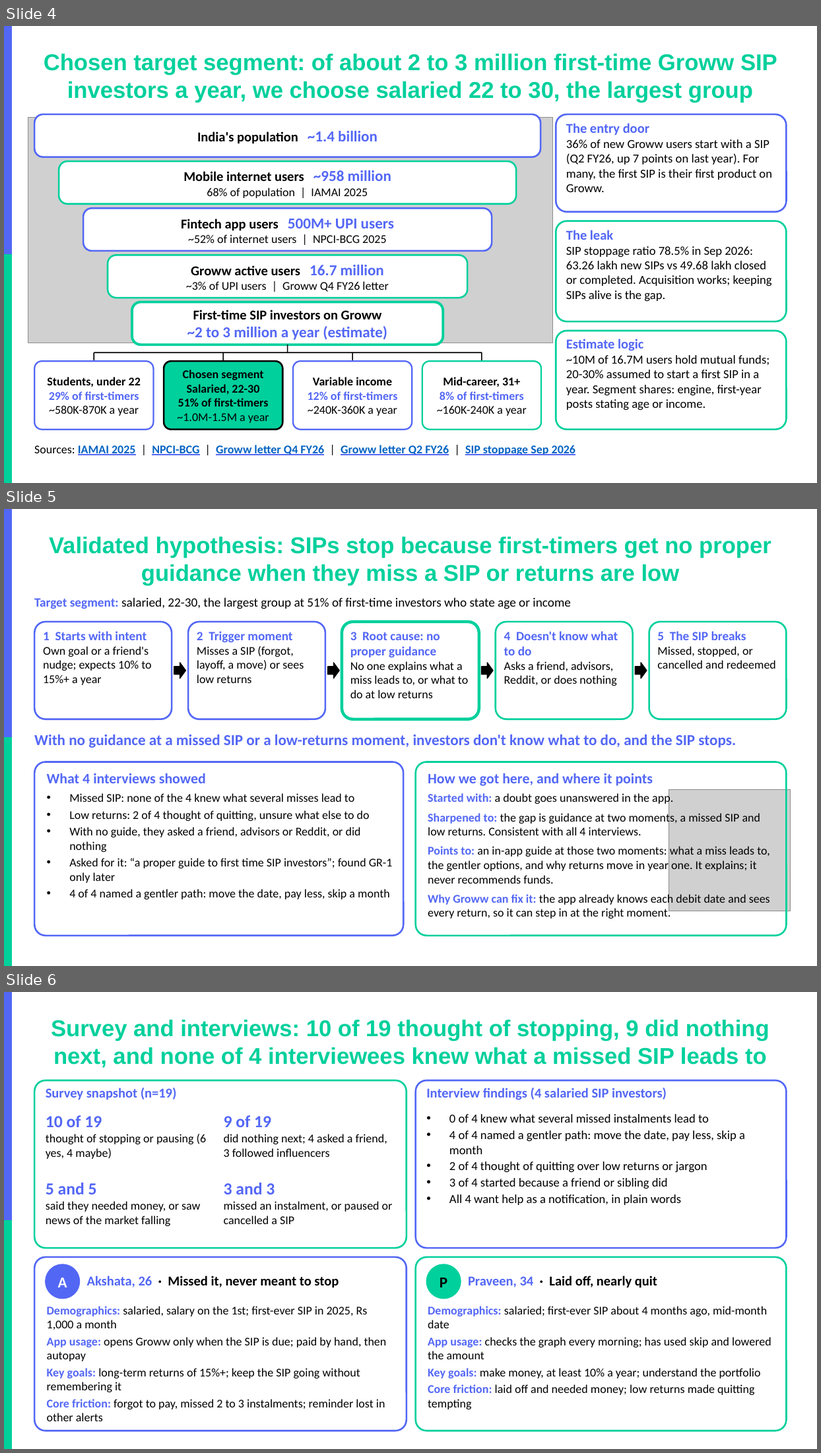
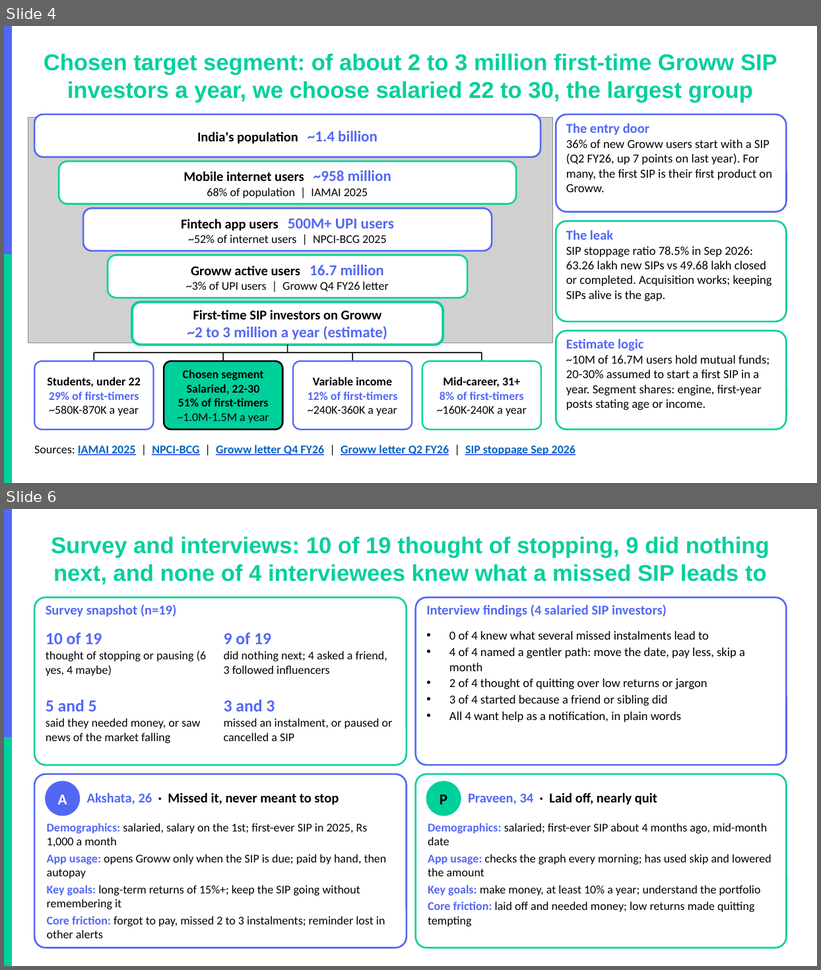
Before and after one commit to akarshita711/NEXTLEAP_GRAD_PROJECT_groww_SIP_research, a slide deck: deck/NL_Groww.pptx. Shown one above the other, each under a label of ours: slides 4, 5 and 6 before the commit, slides 4 and 6 after it; the slides between them are not shown. The pictures are 821x1453 and 821x970 pixels, drawn with LibreOffice and Linux fonts; fonts in the diff are those of the drawing; grey boxes stand for pictures; background and template pictures are left out. Boxes give left, top, right and bottom in pixels: in the first picture for what was removed or moved away, otherwise in the second. Text is boxed around its words. In the diff, an @@ line names an element or a change of style, - is before the commit and + after.

```diff
--- a/deck/NL_Groww.pptx
+++ b/deck/NL_Groww.pptx
@@ slide 5 removed at (4,509,817,966), background #FFFFFF; not listed: 2 template elements that a slide beside it also shows @@
@@ title removed at (49,537,772,586) @@
-Validated hypothesis: SIPs stop because first-timers get no proper guidance when they miss a SIP or returns are low
@@ text removed at (34,597,571,609) @@
-Target segment: salaried, 22-30, the largest group at 51% of first-time investors who state age or income
@@ rounded rectangle removed at (34,622,172,720) @@
@@ rounded rectangle removed at (188,622,325,720) @@
@@ rounded rectangle removed at (342,622,479,720) @@
@@ rounded rectangle removed at (342,622,479,720) @@
@@ rounded rectangle removed at (496,622,633,720) @@
@@ rounded rectangle removed at (649,622,787,720) @@
@@ text removed at (43,631,151,685) @@
-1 Starts with intent
-Own goal or a friend's nudge; expects 10% to 15%+ a year
@@ text removed at (197,631,304,683) @@
-2 Trigger moment
-Misses a SIP (forgot, layoff, a move) or sees low returns
@@ text removed at (350,632,468,698) @@
-3 Root cause: no proper guidance
-No one explains what a miss leads to, or what to do at low returns
@@ text removed at (504,631,618,686) @@
-4 Doesn't know what to do
-Asks a friend, advisors, Reddit, or does nothing
@@ text removed at (657,631,776,669) @@
-5 The SIP breaks
-Missed, stopped, or cancelled and redeemed
@@ right arrow removed at (174,663,186,679) @@
@@ right arrow removed at (328,663,339,679) @@
@@ right arrow removed at (482,663,493,679) @@
@@ right arrow removed at (636,663,647,679) @@
@@ text removed at (34,735,736,748) @@
-With no guidance at a missed SIP or a low-returns moment, investors don't know what to do, and the SIP stops.
@@ rounded rectangle removed at (34,762,403,936) @@
@@ rounded rectangle removed at (416,762,787,936) @@
@@ text removed at (47,773,206,784) @@
-What 4 interviews showed
@@ text removed at (428,773,653,786) @@
-How we got here, and where it points
@@ text removed at (69,793,393,900) @@
-• Missed SIP: none of the 4 knew what several misses lead to
-• Low returns: 2 of 4 thought of quitting, unsure what else to do
-• With no guide, they asked a friend, advisors or Reddit, or did nothing
-• Asked for it: “a proper guide to first time SIP investors”; found GR-1 only later
-• 4 of 4 named a gentler path: move the date, pay less, skip a month
@@ text removed at (428,793,770,919) @@
-Started with: a doubt goes unanswered in the app.
-Sharpened to: the gap is guidance at two moments, a missed SIP and low returns. Consistent with all 4 interviews.
-Points to: an in-app guide at those two moments: what a miss leads to, the gentler options, and why returns move in year one. It explains; it never recommends funds.
-Why Groww can fix it: the app already knows each debit date and sees every return, so it can step in at the right moment.
@@ picture removed at (669,789,791,912) @@
```
Also in this commit, not shown: 1 slide added, 2 other files.
